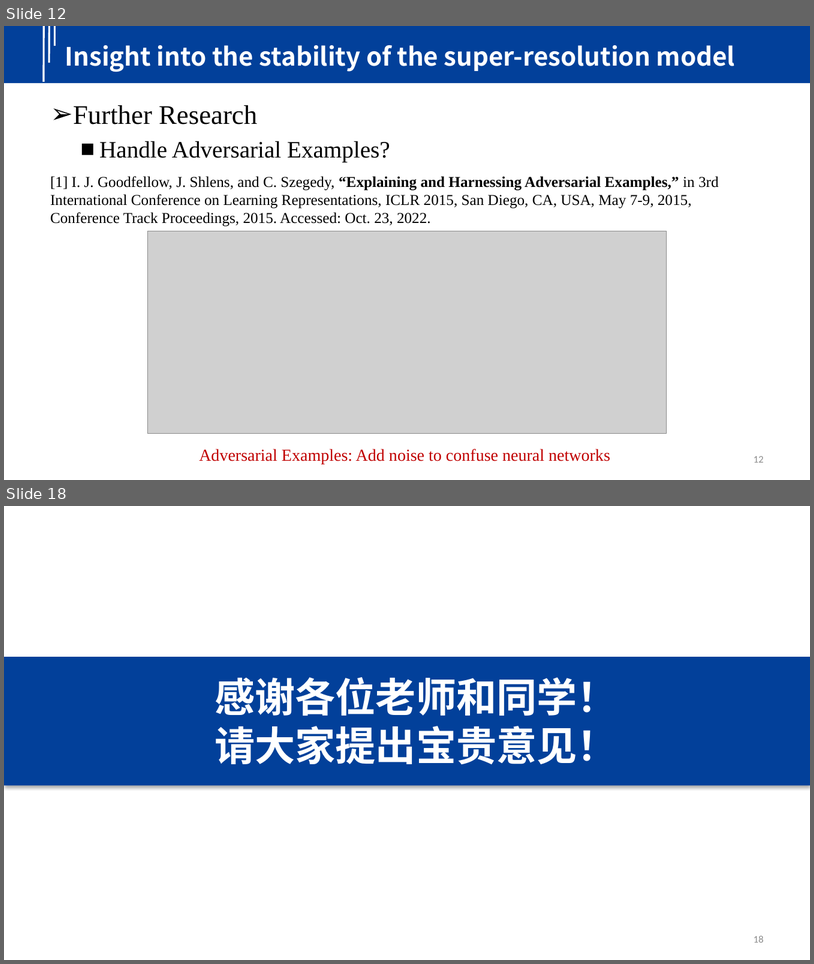
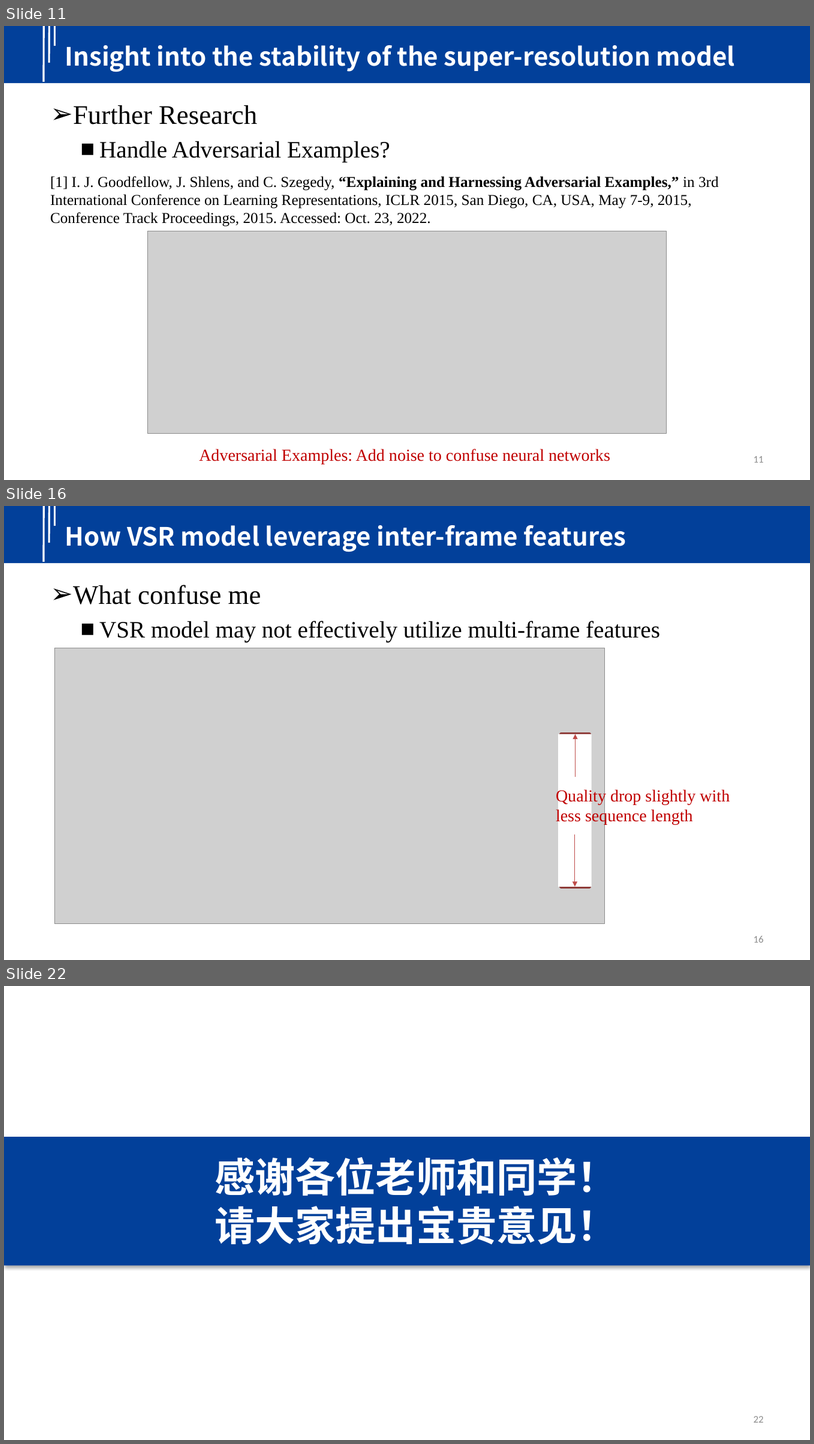
Before and after one commit to yindaheng98/Resume, a slide deck: Intro.pptx. Shown one above the other, each under a label of ours: slides 12 and 18 before the commit, slides 11, 16 and 22 after it; the slides between them are not shown. The pictures are 814x964 and 814x1444 pixels, drawn with LibreOffice and Linux fonts; fonts in the diff are those of the drawing; grey boxes stand for pictures; background and template pictures are left out. Boxes give left, top, right and bottom in pixels: in the first picture for what was removed or moved away, otherwise in the second. Text is boxed around its words. In the diff, an @@ line names an element or a change of style, - is before the commit and + after.

```diff
--- a/Intro.pptx
+++ b/Intro.pptx
@@ slide 16 added at (4, 506, 810, 960), background #FFFFFF; not listed: 4 template elements that a slide beside it also shows @@
@@ title added at (65, 525, 626, 552), 30 pt, text #FFFFFF, bold @@
+How VSR model leverage inter-frame features
@@ text added at (73, 585, 660, 642), 28 pt, text #000000 @@
+➢ What confuse me
+  ■ VSR model may not effectively utilize multi-frame features
@@ picture added at (55, 648, 605, 924) @@
@@ rectangle added at (559, 734, 592, 886), fill #FFFFFF @@
@@ rectangle added at (562, 734, 590, 886), fill #C0504D, outline #8E3B39 4.5 pt @@
@@ arrow added from (576, 777) to (576, 734), #BF4C48 0.75 pt @@
@@ text added at (556, 788, 730, 825), 20 pt, text #C00000 @@
+Quality drop slightly with less sequence length
@@ arrow added from (575, 834) to (575, 886), #BF4C48 0.75 pt @@
@@ page number added at (754, 936, 764, 942), 12 pt, text #8C8C8C @@
+16
@@ what was slide 12 is now slide 11 @@
@@ page number at (754, 456, 764, 462): text changed @@
-12
+11
@@ what was slide 18 is now slide 22 @@
@@ page number at (754, 1416, 764, 1422): text changed @@
-18
+22
```
Also in this commit, not shown: 9 slides changed, 4 other slides added, 5 slides removed.
